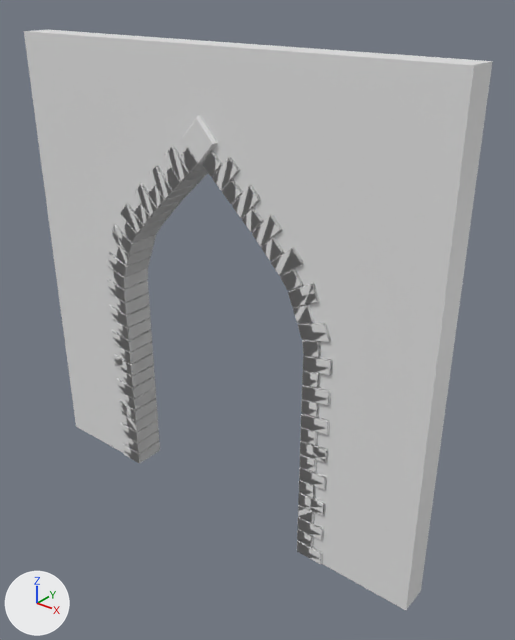
Renders of the Blender file Assets/Meshes/Front_Door.blend from each side of a commit.
Rendered twice from a 50 mm camera at (1.6, -4.09, 4.44) aimed at (-1.7, 0.04, 1.88). Lighting does not change. The marker at lower left points along +X, +Y and +Z.

Objects in the first picture: 'Brick', 'Cube', 'LOD_B_Front_Door'.
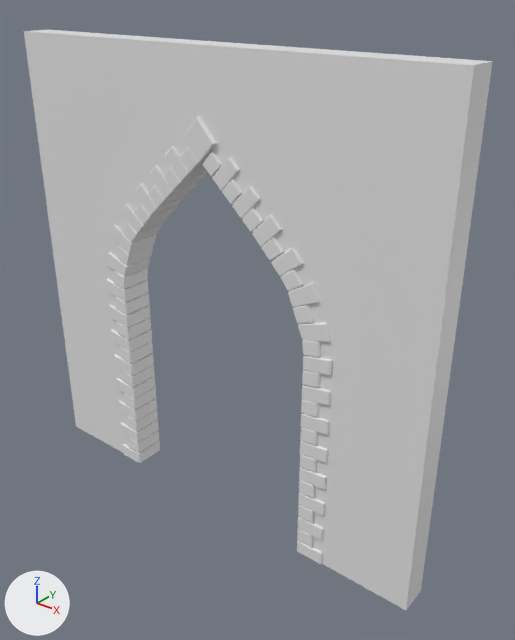
Commit message: doors model optimalization

Pixel boxes (x1, y1, x2, y2) of what changed, in the pictures (515 x 640 px):
part 1 of me_cube, built on
    before: (108, 146, 332, 563)
    after: (106, 146, 332, 563)

Diff of the bpy script that builds the scene:
```diff
--- a/Assets/Meshes/Front_Door.blend.py
+++ b/Assets/Meshes/Front_Door.blend.py
@@ me_cube @@
 # used by ob_brick; parent = ob_lod_b_front_door; location = (-1.0, 0.0, 0.0)
-me_cube.from_pydata(...)  # 48 vertices, 40 faces; spans x -0.03..0.22, y -0.125..0.02, z 0.0..0.255
+me_cube.from_pydata(...)  # 64 vertices, 52 faces; spans x -0.03..0.22, y -0.27..0.02, z 0.0..0.255
+# me_cube part 1
+# 16 vertices are removed from x -0.03..0.22, y -0.125, z 0.0..0.255
+# 22 faces are deleted
+# 24 vertices are added at x -0.022..0.212, y -0.27..-0.256, z 0.0..0.255
+# 8 new vertices lie (0.0, -0.276, 0.0) away from vertices in x -0.03..0.22, y 0.013, z 0.007..0.249
+# 34 new faces join them
@@ ob_brick @@
 _m = ob_brick.modifiers.new('Mirror', 'MIRROR')
 _m.mirror_object = ob_mirror_point
-_m = ob_brick.modifiers.new('Mirror.001', 'MIRROR')
-_m.use_axis = (True, True, False)
-_m.use_clip = True
-_m.mirror_object = ob_mirror_point
```
